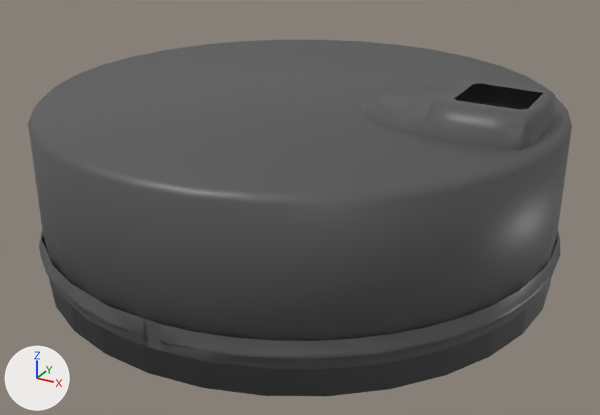
The COLLADA model hsrc_description/meshes/base_v0/base_light.dae: old version first, new version second.
Before and after are seen from a 50 mm camera at (0.324, -0.59, 0.344) aimed at (0.012, -0.022, 0.06). The lights are fixed; the arrows at lower left show +X, +Y and +Z. The first picture is the older version. Where no turn or scale is listed for an object, it has been applied to the vertices.

The first picture shows 'base', 'front_bumper', 'rear_bumper'.
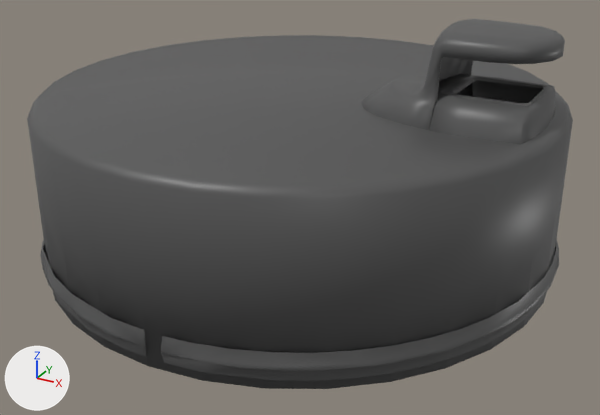
The change, as a diff of the scene's bpy script:
```diff
--- a/hsrc_description/meshes/base_v0/base_light.dae.py
+++ b/hsrc_description/meshes/base_v0/base_light.dae.py
@@ me_circle_001 @@
 # used by ob_base; location = (0.0, 0.0, 0.0)
-me_circle_001.from_pydata(...)  # 176 vertices, 310 faces; spans x -0.218..0.218, y -0.218..0.218, z 0.007..0.174
+me_circle_001.from_pydata(...)  # 96 vertices, 188 faces; spans x -0.218..0.218, y -0.218..0.218, z 0.013..0.156
+# me_circle_001 part 1: the loose piece of 96 vertices spanning x -0.218..0.218, y -0.218..0.218, z 0.007..0.152 is moved by (0.0, 0.0, 0.005)
+# me_circle_001 part 2: the loose piece of 72 vertices spanning x 0.058..0.204, y -0.052..0.052, z 0.152..0.174 is deleted
+# me_circle_001 part 3: the loose piece of 4 vertices spanning x 0.0..0.015, y -0.218, z 0.029..0.052 is deleted
+# other edits to the shape of me_circle_001 do not show in these pictures
 me_circle_001.materials.append(mat_material_001)
@@ me_bumper_002 @@
 # used by ob_front_bumper; location = (0.0, 0.0, 0.0)
-me_bumper_002.from_pydata(...)  # 101 vertices, 157 faces; spans x 0.0..0.222, y -0.222..0.222, z 0.03..0.052
+me_bumper_002.from_pydata(...)  # 101 vertices, 157 faces; spans x 0.0..0.222, y -0.222..0.222, z 0.021..0.043
+# me_bumper_002 part 4: the whole mesh is moved by (0.0, 0.0, -0.009)
 me_bumper_002.materials.append(mat_material_gray)
@@ me_bumper_003 @@
 # used by ob_rear_bumper; location = (0.0, 0.0, 0.0)
-me_bumper_003.from_pydata(...)  # 92 vertices, 146 faces; spans x -0.222..0.0, y -0.222..0.222, z 0.029..0.052
+me_bumper_003.from_pydata(...)  # 92 vertices, 146 faces; spans x -0.222..0.0, y -0.222..0.222, z 0.02..0.043
+# me_bumper_003 part 5: the whole mesh is moved by (0.0, 0.0, -0.009)
 me_bumper_003.materials.append(mat_material_gray_001)
@@ me_base @@
+me_base.from_pydata(...)  # 305 vertices, 576 faces; spans x 0.0585..0.208, y -0.0524..0.0521, z 0.1533..0.2249
+me_base.materials.append(mat_material_gray_001)  # picture img_gray_png
@@ ob_urg @@
+ob_urg = bpy.data.objects.new('urg', me_base)
+ob_urg.location = (0.0, 0.0, 0.0)
```

What differs and where, as boxes (x1, y1, x2, y2) in the pictures (600 x 415 px; the box of a moved part takes in the faces that stretch with it):
'base', reshaped: before (28, 40, 572, 396); after (27, 35, 573, 389)
'urg', added: after (361, 19, 565, 144)
'front_bumper', moved: before (160, 232, 560, 369); after (161, 239, 559, 381)
'rear_bumper', moved: before (39, 230, 146, 346); after (40, 240, 147, 357)
part 1 of me_circle_001, moved or reshaped: before (28, 40, 572, 396); after (27, 35, 573, 389)
part 2 of me_circle_001, deleted: before (360, 80, 555, 150)
part 3 of me_circle_001, deleted: before (143, 318, 164, 352)
